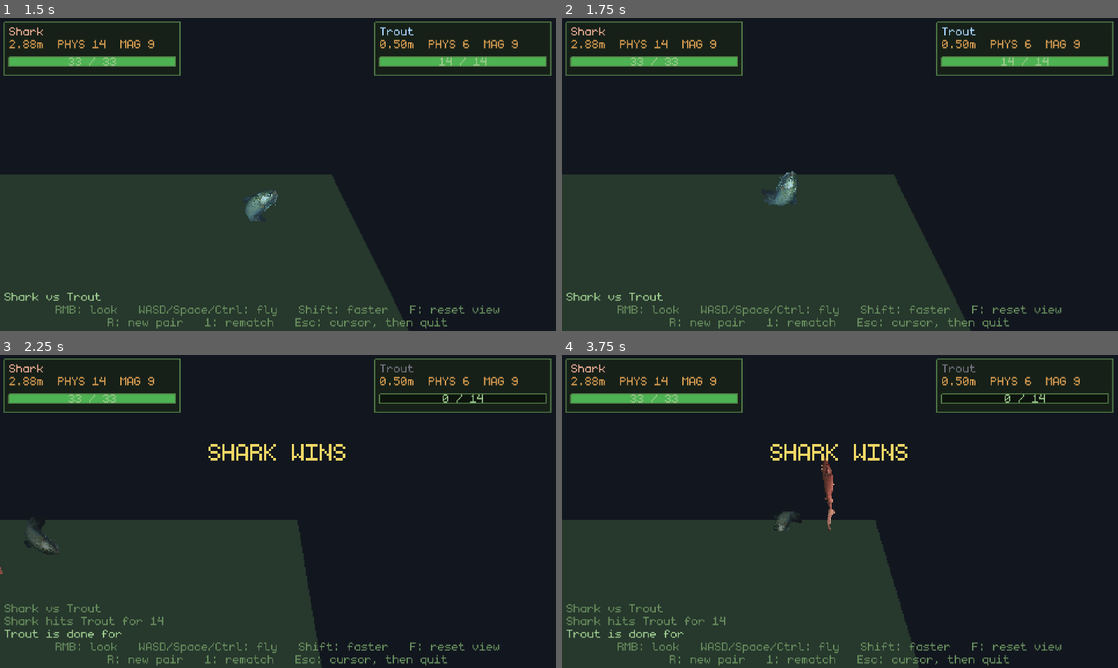
Above: before the commit, frames 1-4 (two rows, left to right).
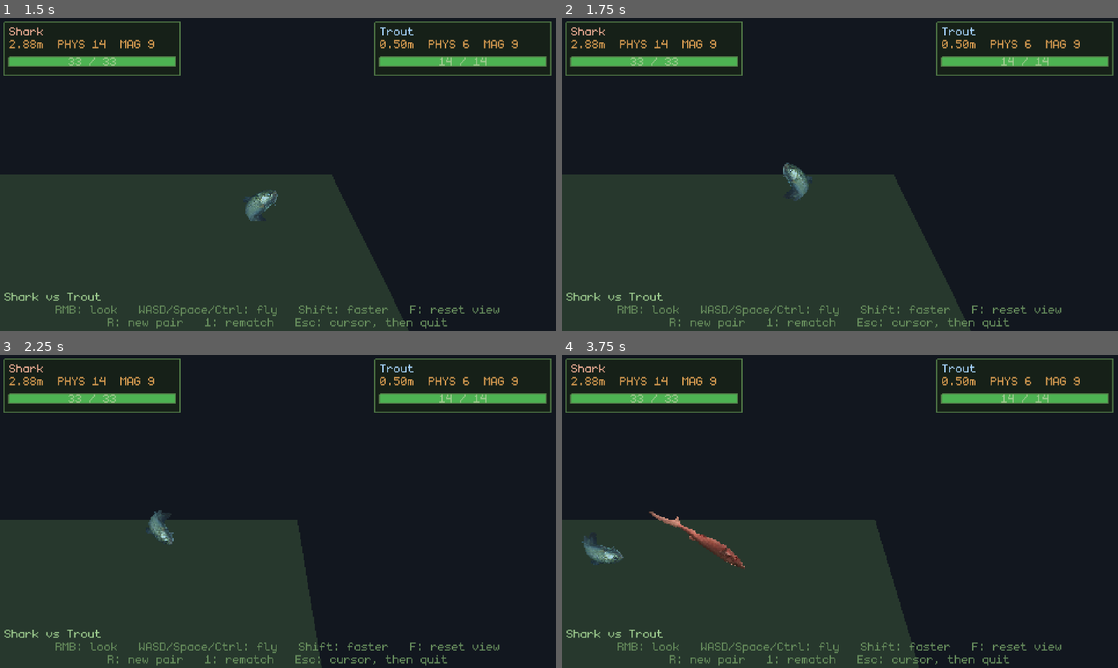
Above: after the commit, the same moments.

Repository: poissew/fishing-game
Game: Godot game, scene res://dev/TestArena.tscn
Two runs of this game, one before a commit and one after it. Both use one fixed random seed, a clock stepped at 60 frames per second and the inputs below. This scene is started directly instead of the project's main scene. The engine's default icon, where the game draws it, is replaced by a stand-in: a white triangle on a blue panel in a dark square.
Inputs (mouse positions are in pixels of both pictures, inside the frame that each line leads up to):
- Up to frame 1 (1.5 s): tap Enter (ui_accept) at 0.5, 0.77 s; move the mouse to (400, 158) at 0.52 s; hold D (right) 0.53-1.25 s; hold E (interact) 0.53-1.25 s; click (400, 158) at 0.67 s; drag from (166, 190) to (250, 237) at 1.27 s
- Up to frame 2 (1.75 s): no input
- Up to frame 3 (2.25 s): move the mouse to (333, 442) at 2.02 s; hold D (right) from 2.03 s (still down); tap Space at 2.1 s
- Up to frame 4 (3.75 s): release D (right) at 2.75 s; drag from (812, 574) to (673, 464) at 2.77 s; move the mouse to (1006, 558) at 3.52 s; hold A (left) from 3.53 s (still down); hold Shift from 3.53 s (still down)

Frame 1 is identical in both runs. In frame 2, 0.6% of the frame differs, in the area x 36-45%, y 46-60%; in frame 3, 2.4%; in frame 4, 3.2%, in the area x 0-99%, y 2-91%.

Commit message:
feat: added knockback

Diff:
--- a/classes/battle_fish.gd
+++ b/classes/battle_fish.gd
@@ -13,7 +13,8 @@
 ## Combat is contact based. Touching another BattleFish deals this fish's
 ## phys_dmg to it, and because both bodies see the touch, both take a hit. The
 ## per-target cooldown is what stops two fish resting against each other from
-## draining one another every frame.
+## draining one another every frame, and every hit shoves the fish that took it
+## away from whatever landed it, by however much it hurt.
 ##
 ## Spells are not implemented yet. magic_dmg is read off the fish and exposed
 ## here so that when they land they can roll their damage and feed it into the
@@ -64,6 +65,15 @@
 ## Angular kick, on Z because that is the only axis left free.
 const FLOP_SPIN := 7.0
 
+## Range over which chase_bias fades. Within CHASE_NEAR a fish has its opponent
+## right there and commits to it; out past CHASE_FAR it keeps only
+## CHASE_FAR_SCALE of its bias and throws itself around much more at random. A
+## fish across the arena has no idea where it is going - it is a fish on dry
+## land - and watching two of them blunder towards each other is the point.
+const CHASE_NEAR := 1.5
+const CHASE_FAR := 5.0
+const CHASE_FAR_SCALE := 0.4
+
 ## Mass is the catch's weight in kilos, clamped so a sardine still has enough of
 ## it to shove with and a shark does not sit there like scenery.
 const MASS_MIN := 0.25
@@ -74,6 +84,21 @@
 ## Seconds before the same opponent can be hit again. Bouncing fish re-touch
 ## constantly; without this a fight would be over in a frame.
 const HIT_COOLDOWN := 0.45
+
+## Shove a hit is worth, in impulse per point of damage. Deliberately not
+## scaled by mass: the same hit shoves a sardine well back and barely rocks a
+## shark, which is what makes weight worth having.
+##
+## Kept well under FLOP_SIDE on purpose. A hit should knock a fish about, not
+## out-throw its own flopping - at 0.35 a single 4-damage hit put 5.6 units/s
+## into a goldfish, which cleared the arena wall.
+const KNOCKBACK_PER_DAMAGE := 0.12
+## Share of the shove aimed upwards, so a fish skips back rather than grinding
+## along the floor.
+const KNOCKBACK_LIFT := 0.25
+## Ceiling on the speed one hit can add, in units per second, so that a shark
+## hitting a sardine for 25 shoves it hard without firing it out of the arena.
+const KNOCKBACK_MAX_SPEED := 2.5
 
 ## Fired after this fish lands a touch. `amount` is what the target actually
 ## lost, so an overkill hit reports the health it really took off.
@@ -108,7 +133,9 @@
 ## Something to flop towards - the opponent, usually. Leave it null and the
 ## fish flops off in whatever direction it feels like.
 @export var chase_target: Node3D = null
-## How much of a flop aims at chase_target. 0 is pure wandering, 1 a beeline.
+## How much of a flop aims at chase_target, once the two are close. 0 is pure
+## wandering, 1 a beeline. Full strength only within CHASE_NEAR - see
+## _chase_strength().
 @export_range(0.0, 1.0, 0.05) var chase_bias: float = 0.75
 
 @onready var _sprite: Sprite3D = $Sprite3D
@@ -212,8 +239,29 @@
 	var dealt := fish.take_damage(amount)
 	if dealt > 0:
 		_flash_left = HIT_FLASH
+		# Knocked back by the size of the hit, not by the health it managed to
+		# take off: a killing blow shoves just as hard when the fish had one
+		# point left as when it had all of them.
+		_knock_back(amount, from)
 		took_damage.emit(dealt, from)
 	return dealt
+
+## Shoves this fish away from whatever hit it, harder the more the hit was
+## worth. Damage that came from nowhere in particular - a spell with no caster
+## given - leaves it where it stands rather than picking a direction on its own.
+##
+## A killing blow still lands one: the fish is already dead by the time this
+## runs, and being knocked over by the hit that did it is exactly right.
+func _knock_back(amount: int, from: BattleFish) -> void:
+	if from == null or not is_instance_valid(from):
+		return
+	var away := global_position - from.global_position
+	away.y = 0.0
+	# Dead centre on top of each other: any direction will do.
+	away = away.normalized() if away.length_squared() > 0.0001 else _random_horizontal()
+	var direction := (away + Vector3.UP * KNOCKBACK_LIFT).normalized()
+	var impulse := direction * float(amount) * KNOCKBACK_PER_DAMAGE
+	apply_central_impulse(impulse.limit_length(mass * KNOCKBACK_MAX_SPEED))
 
 ## Whether this fish is allowed to hurt `other`: not itself, not a team mate,
 ## and both of them still fighting.
@@ -265,20 +313,30 @@
 	apply_torque_impulse(Vector3.BACK * randomizer.RNG.randf_range(-FLOP_SPIN, FLOP_SPIN) * mass)
 	_wiggle_amount = 1.0
 
-## A random direction along the floor, pulled towards chase_target by chase_bias.
+## A random direction along the floor, pulled towards chase_target by however
+## much of chase_bias the distance leaves in play.
 func _flop_direction() -> Vector3:
-	var wander := Vector3(randomizer.RNG.randf_range(-1.0, 1.0), 0.0,
-		randomizer.RNG.randf_range(-1.0, 1.0))
-	if wander.length_squared() < 0.0001:
-		wander = Vector3.RIGHT
-	wander = wander.normalized()
+	var wander := _random_horizontal()
 	if chase_target == null or not is_instance_valid(chase_target) or chase_bias <= 0.0:
 		return wander
 	var towards := chase_target.global_position - global_position
 	towards.y = 0.0
-	if towards.length_squared() < 0.0001:
+	var distance := towards.length()
+	if distance < 0.0001:
 		return wander
-	return wander.lerp(towards.normalized(), chase_bias).normalized()
+	var bias := chase_bias * _chase_strength(distance)
+	return wander.lerp(towards / distance, bias).normalized()
+
+## How much of chase_bias survives at `distance`: all of it up close, falling
+## off to CHASE_FAR_SCALE of it once the other fish is right across the floor.
+func _chase_strength(distance: float) -> float:
+	var closeness := clampf(inverse_lerp(CHASE_FAR, CHASE_NEAR, distance), 0.0, 1.0)
+	return lerpf(CHASE_FAR_SCALE, 1.0, closeness)
+
+## A unit direction along the floor, any way at all.
+func _random_horizontal() -> Vector3:
+	var angle := randomizer.RNG.randf_range(-PI, PI)
+	return Vector3(cos(angle), 0.0, sin(angle))
 
 func _roll_flop_delay() -> float:
 	return randomizer.RNG.randf_range(FLOP_INTERVAL.x, FLOP_INTERVAL.y)
--- a/dev/TestArena.tscn
+++ b/dev/TestArena.tscn
@@ -19,10 +19,10 @@
 size = Vector3(8, 0.4, 5)
 
 [sub_resource type="BoxShape3D" id="BoxShape3D_wall_x"]
-size = Vector3(0.4, 1.6, 5.4)
+size = Vector3(0.4, 4, 5.4)
 
 [sub_resource type="BoxShape3D" id="BoxShape3D_wall_z"]
-size = Vector3(8.8, 1.6, 0.4)
+size = Vector3(8.8, 4, 0.4)
 
 [node name="TestArena" type="Node3D" unique_id=623940107]
 script = ExtResource("1_arena")
@@ -63,19 +63,19 @@
 [node name="Walls" type="StaticBody3D" parent="pixel/SubViewport" unique_id=1660752949]
 
 [node name="Left" type="CollisionShape3D" parent="pixel/SubViewport/Walls" unique_id=896477579]
-transform = Transform3D(1, 0, 0, 0, 1, 0, 0, 0, 1, -4.2, 0.8, 0)
+transform = Transform3D(1, 0, 0, 0, 1, 0, 0, 0, 1, -4.2, 2, 0)
 shape = SubResource("BoxShape3D_wall_x")
 
 [node name="Right" type="CollisionShape3D" parent="pixel/SubViewport/Walls" unique_id=1695225175]
-transform = Transform3D(1, 0, 0, 0, 1, 0, 0, 0, 1, 4.2, 0.8, 0)
+transform = Transform3D(1, 0, 0, 0, 1, 0, 0, 0, 1, 4.2, 2, 0)
 shape = SubResource("BoxShape3D_wall_x")
 
 [node name="Back" type="CollisionShape3D" parent="pixel/SubViewport/Walls" unique_id=1371673238]
-transform = Transform3D(1, 0, 0, 0, 1, 0, 0, 0, 1, 0, 0.8, -2.7)
+transform = Transform3D(1, 0, 0, 0, 1, 0, 0, 0, 1, 0, 2, -2.7)
 shape = SubResource("BoxShape3D_wall_z")
 
 [node name="Front" type="CollisionShape3D" parent="pixel/SubViewport/Walls" unique_id=1063457315]
-transform = Transform3D(1, 0, 0, 0, 1, 0, 0, 0, 1, 0, 0.8, 2.7)
+transform = Transform3D(1, 0, 0, 0, 1, 0, 0, 0, 1, 0, 2, 2.7)
 shape = SubResource("BoxShape3D_wall_z")
 
 [node name="Fighters" type="Node3D" parent="pixel/SubViewport" unique_id=812507638]
Not shown, changed: CLAUDE.md
